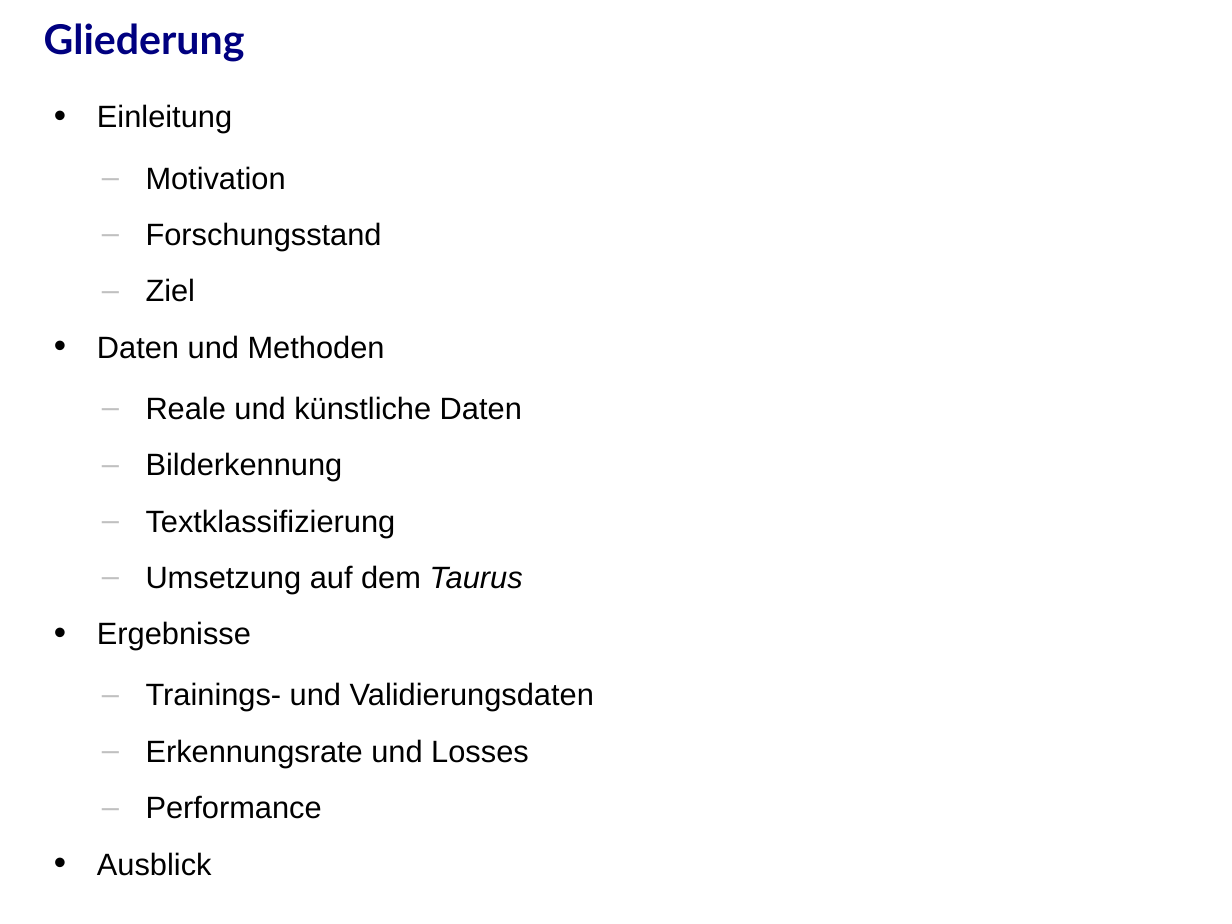
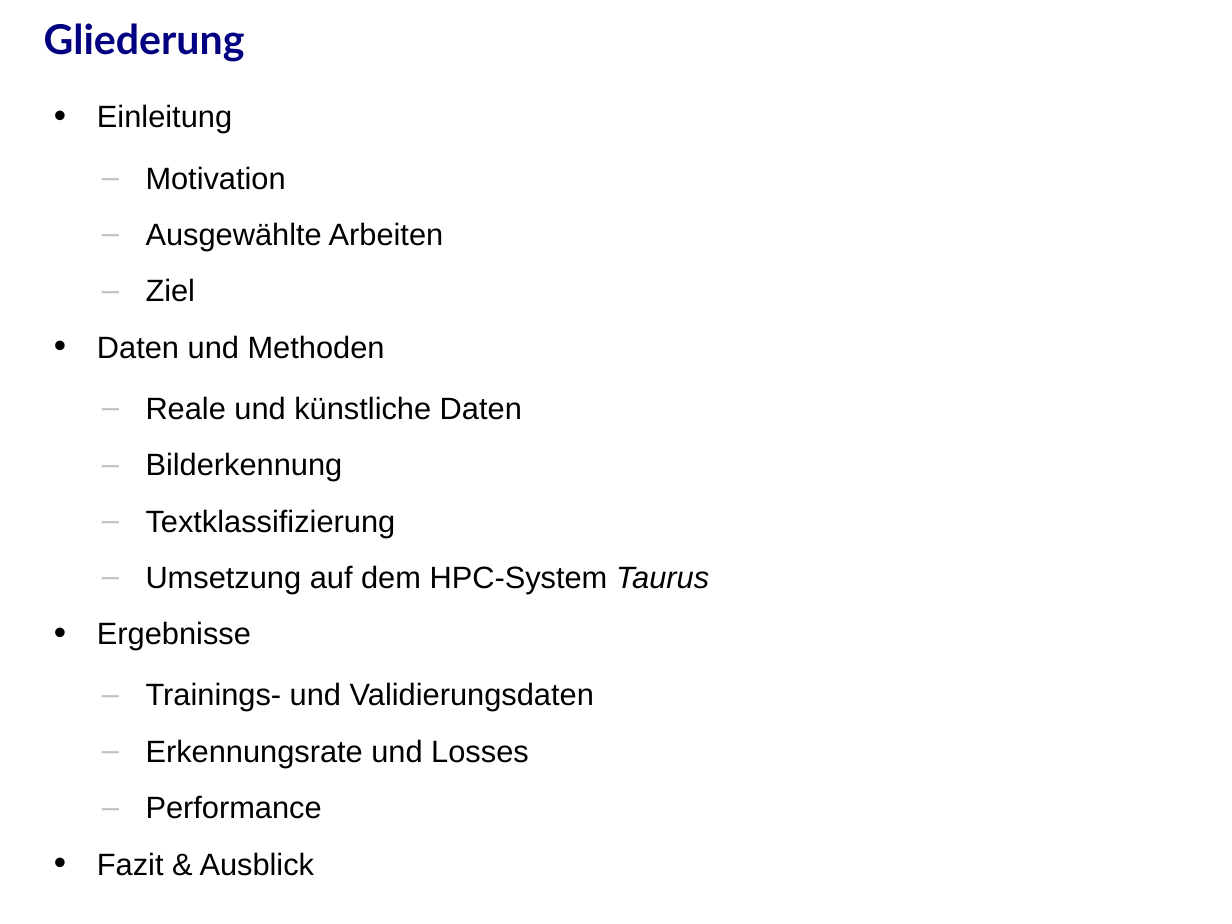
Before and after one commit to j-stephan/d960, a slide deck: slide 2 of presentation/presentation.odp. Drawn at 1232x924 pixels with LibreOffice and Linux fonts; fonts in the diff are those of the drawing; background and template pictures are left out. Boxes give left, top, right and bottom in pixels: in the first picture for what was removed or moved away, otherwise in the second. Text is boxed around its words. In the diff, an @@ line names an element or a change of style, - is before the commit and + after.

```diff
--- a/presentation/presentation.odp
+++ b/presentation/presentation.odp
@@ text at (x1=146, y1=222, x2=444, y2=251): text changed @@
-  – Forschungsstand
+  – Ausgewählte Arbeiten
@@ text at (x1=146, y1=565, x2=709, y2=594): text changed @@
-  – Umsetzung auf dem Taurus
+  – Umsetzung auf dem HPC-System Taurus
@@ text at (x1=97, y1=852, x2=315, y2=876): text changed @@
-• Ausblick
+• Fazit & Ausblick
```
Also in this commit, not shown: 14 other slides changed, 7 slides added, 4 slides removed, 1 other file.
